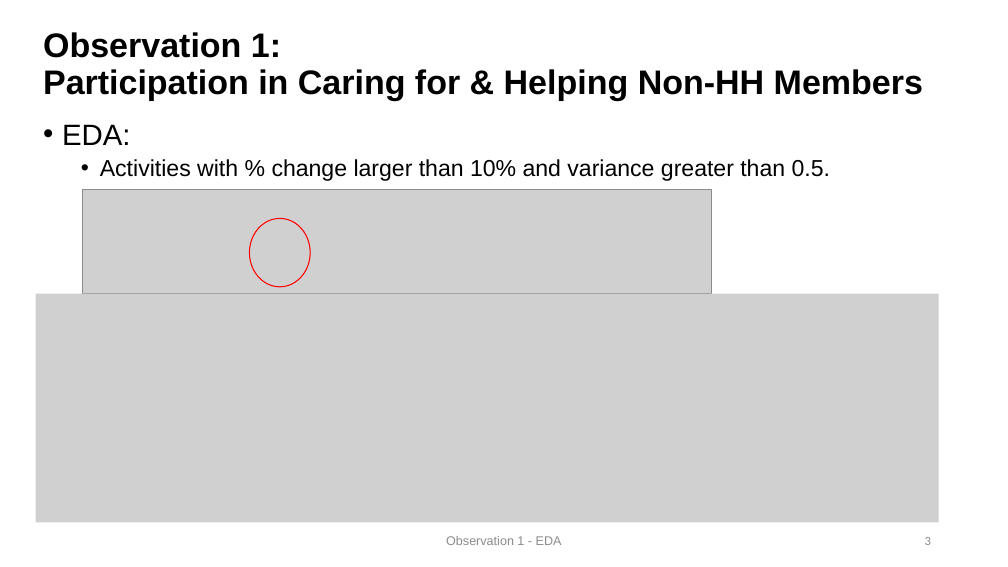
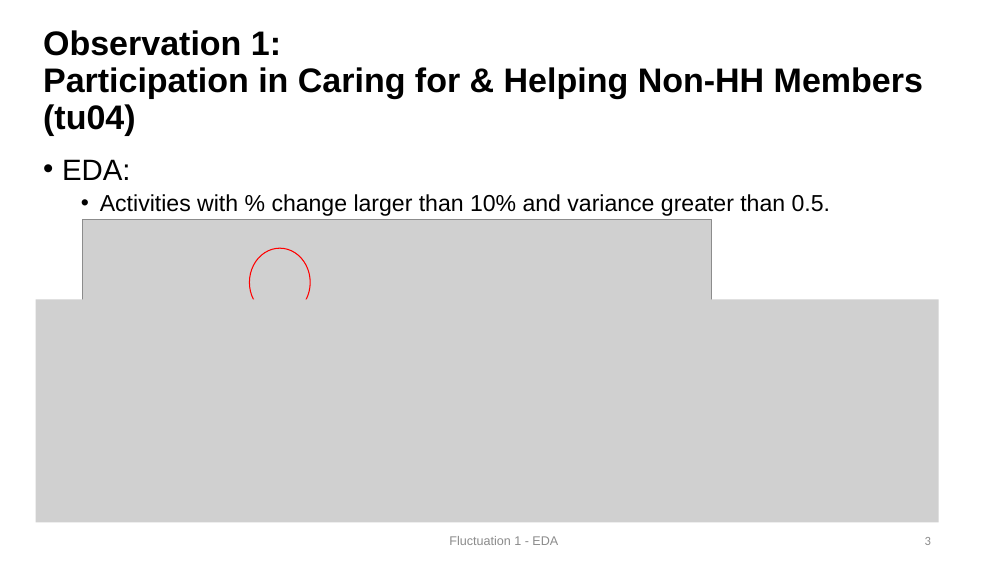
Before and after one commit to HarrisonWilde/AmericanTimeUseSurvey, a slide deck: slide 3 of Presentation/slides (1).pptx. Drawn at 1008x567 pixels with LibreOffice and Linux fonts; fonts in the diff are those of the drawing; grey boxes stand for pictures. Boxes give left, top, right and bottom in pixels: in the first picture for what was removed or moved away, otherwise in the second. Text is boxed around its words. In the diff, an @@ line names an element or a change of style, - is before the commit and + after.

```diff
--- a/Presentation/slides (1).pptx
+++ b/Presentation/slides (1).pptx
@@ title at bbox=[43, 30, 923, 135]: text changed @@
-Observation 1:
-Participation in Caring for & Helping Non-HH Members
+Observation 1:
+Participation in Caring for & Helping Non-HH Members (tu04)
@@ text "EDA:": place and size @@
-text "EDA:" at bbox=[62, 124, 830, 181]
+text "EDA:" at bbox=[62, 159, 830, 216]
@@ picture: place and size @@
-picture at bbox=[82, 190, 712, 294]
+picture at bbox=[82, 219, 712, 324]
@@ ellipse: place and size @@
-ellipse at bbox=[250, 219, 310, 287]
+ellipse at bbox=[250, 248, 310, 317]
@@ picture: place and size @@
-picture at bbox=[36, 293, 939, 523]
+picture at bbox=[36, 299, 939, 523]
@@ text at bbox=[449, 536, 558, 545]: text changed @@
-Observation 1 - EDA
+Fluctuation 1 - EDA
```
Also in this commit, not shown: 9 other slides changed, 1 slide added, 2 slides removed, 26 other files.
